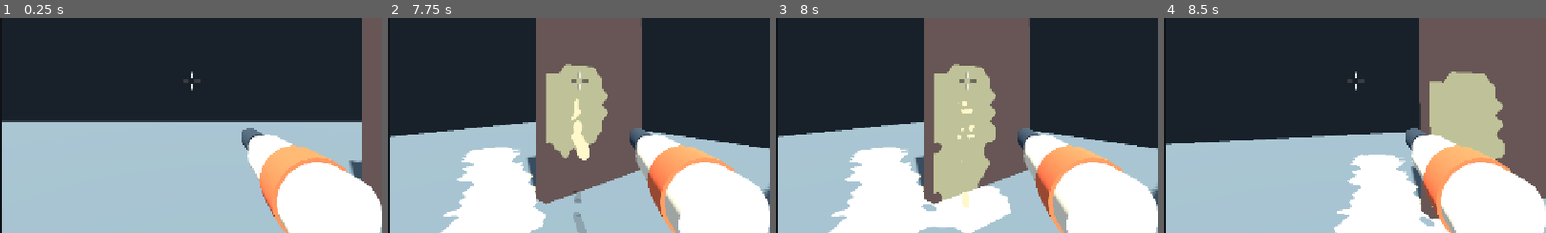
Above: before the commit, frames 1-4 (left to right).
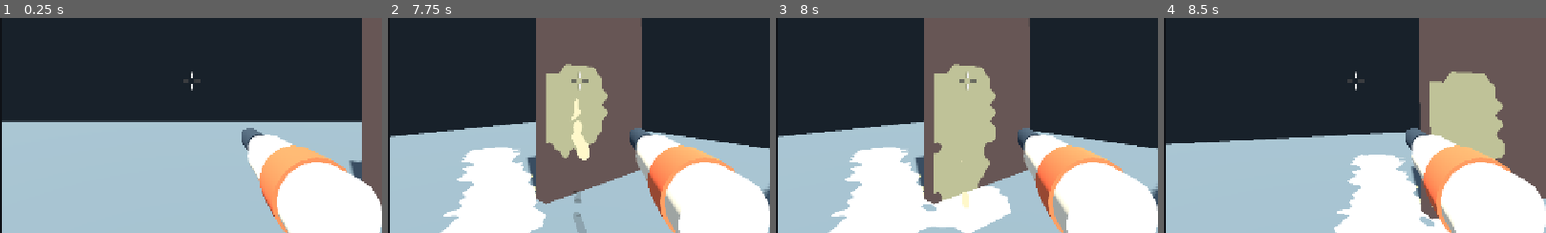
Above: after the commit, the same moments.

Repository: k3vin7/SauceIT-
Game: Godot game, scene res://dev_two_player.tscn
The game is run twice, just before and just after one commit, with the same random seed, the same clock (stepped at 60 frames per second) and the same inputs. This scene is started directly instead of the project's main scene.
Inputs (mouse positions are % of the whole screen's width and height, from its top left):
- Up to frame 1 (0.25 s): no input
- Up to frame 2 (7.75 s): tap Enter at 0.5, 2, 4.25 s; move the mouse to (49, 52) at 0.52 s; hold 2 (dev_pick_client) 0.53-1.28 s; hold W (move_forward) 0.53-2.78 s; tap Space at 1.25, 2.75, 5 s; move the mouse to (57, 51) at 1.27 s; tap 1 (dev_pick_host) at 1.35, 5.85 s; move the mouse to (42, 49) at 2.02 s; hold Tab (dev_swap_player) 2.03-2.78 s; move the mouse to (51, 50) at 2.77 s; hold A (move_left) 2.78-3.53 s; click (51, 50) at 2.85 s; move the mouse to (46, 48) at 3.52 s; hold Shift (run) 3.53-4.28 s; hold W (move_forward) 3.53-5.78 s; move the mouse to (55, 50) at 4.27 s; tap R (wipe_screen) at 4.35 s; move the mouse to (45, 50) at 5.02 s; hold 2 (dev_pick_client) 5.03-5.78 s; move the mouse to (52, 48) at 5.77 s; hold D (move_right) 5.78-6.53 s; move the mouse to (49, 52) at 6.52 s; hold Tab (dev_swap_player) 6.53-7.28 s; hold W (move_forward) from 6.53 s (still down); move the mouse to (57, 51) at 7.27 s; click (57, 51) at 7.35 s
- Up to frame 3 (8 s): keep holding W (move_forward)
- Up to frame 4 (8.5 s): keep holding W (move_forward); move the mouse to (42, 49) at 8.02 s; hold Shift (run) from 8.03 s (still down)
The pictures show only the part of the screen within x 50-100%, y 35-85%; the shares and areas given below are measured in that part.

Frames 1-2 are identical in both runs. In frame 3, 0.2% of the frame differs, in the area x 47-52%, y 38-57%; in frame 4, nothing differs.

Commit message:
Choose which surfaces throw droplets
Droplets are static beads placed where a point settles: no gravity, no
fall. On a floor that reads as spatter. On a wall or a player it would
be beads hanging in mid-air, which is what landing on those surfaces
would now produce, since they land like the floor does.

So it is a choice now rather than a side effect of the phase: on for the
floor, off for everything else. Off also keeps the pool where it was
sized -- it holds 498 of 512 for two players firing at floor, with
nothing spare for a second source.

Also writes down why one face hit marks both the body and the lenses.

Claude-Session: https://claude.ai/code/session_015P14cRDTkxXpfq8Bum7Yfv

Diff:
--- a/scripts/mayo_prototype.gd
+++ b/scripts/mayo_prototype.gd
@@ -37,6 +37,9 @@
 	var phase := PointPhase.AIR
 	var landing_age := 0.0
 	var collision_slot := 0
+	## True when this point settled on the floor rather than on a wall or a
+	## player. Only the floor throws droplets by default.
+	var landed_on_floor := false
 	var burst_index := 0
 
 class RibbonPoint:
@@ -140,6 +143,12 @@
 ## seven, two players firing filled all 512 slots and began overwriting droplets
 ## that were still alive.
 @export_range(1, 16, 1) var droplets_per_landing := 4
+## Droplets are static beads placed where a point settles, with no gravity and
+## no fall: on a floor they read as spatter, on a wall or a player they would
+## hang in the air. Now that walls and bodies land like the floor does, which
+## surfaces throw them is a choice rather than a side effect of the phase.
+@export var droplets_on_floor := true
+@export var droplets_on_surfaces := false
 
 @export_group("Aim")
 @export_range(0.01, 1.0, 0.01, "suffix:°/px") var mouse_sensitivity := 0.12
@@ -1135,12 +1144,13 @@
 				# shooter, but a client's splats would be its own guess, so it
 				# waits for the broadcast.
 				var collider := hit.collider as Node
+				var on_floor: bool = collider != null and collider.is_in_group("mayo_floor")
 				if _is_authority() and collider != null:
-					if collider.is_in_group("mayo_floor"):
+					if on_floor:
 						_record_floor_splat(hit.position)
 					elif collider.is_in_group("mayo_contaminable"):
 						_record_splat(collider, hit.position, hit.normal)
-				_begin_landing(point, hit.position, hit.normal)
+				_begin_landing(point, hit.position, hit.normal, on_floor)
 			else:
 				point.position = next
 				point.last_collision_position = next
@@ -1150,7 +1160,8 @@
 	for i in range(points.size() - 1, -1, -1):
 		var point := points[i]
 		if point.phase == PointPhase.LANDING and point.landing_age >= landing_transition_time:
-			_spawn_landing_droplets(point.position)
+			if droplets_on_floor if point.landed_on_floor else droplets_on_surfaces:
+				_spawn_landing_droplets(point.position)
 			points.remove_at(i)
 		elif point.position.y < -1.0:
 			points.remove_at(i)
@@ -1159,8 +1170,10 @@
 ## Settles a point onto whatever it hit. The offset is along the surface's own
 ## normal rather than straight up, which is the same thing on a floor and the
 ## difference between hugging a wall and sinking into it.
-func _begin_landing(point: MayoPoint, hit_position: Vector3, hit_normal: Vector3) -> void:
+func _begin_landing(point: MayoPoint, hit_position: Vector3, hit_normal: Vector3,
+		on_floor: bool) -> void:
 	point.position = hit_position + hit_normal * 0.008
+	point.landed_on_floor = on_floor
 	point.last_collision_position = point.position
 	point.velocity = Vector3.ZERO
 	point.powered = false
@@ -1233,6 +1246,15 @@
 ## A hit that lands in front of a player's eyes goes on their glasses as well
 ## as on their body. Decided by the server off the same hit, so the mask that
 ## blinds them and the mask everyone else sees on their face are one thing.
+##
+## One impact deliberately marks two surfaces. The lenses have no collider --
+## the ray always hits the capsule -- so a hit on the forehead marks the
+## forehead and is then projected onto the lenses in front of it, where
+## physically the lenses would have caught it first. Giving them a collider
+## would be truer and would also shield the body and the floor behind the head,
+## which is a bigger change than the doubling is worth. What keeps it honest is
+## the filtering below: anything level with the lenses or behind them, and
+## anything projecting outside the field of view, marks nothing.
 func _record_visor_splat(player: MayoPlayer, hit_position: Vector3) -> void:
 	if player.visor == null:
 		return
Not shown, changed: README.md
